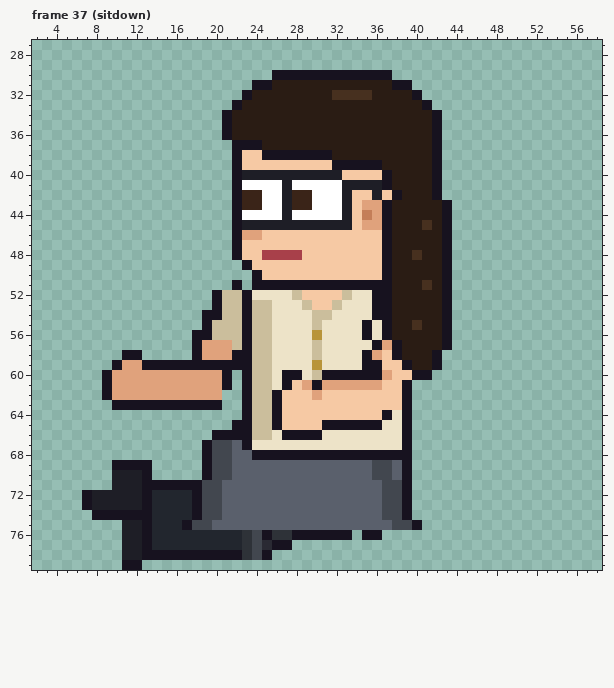
Pixel-art file -- sprites/clients/client_paralegal_left_anim.aseprite. Above, as it was before the edit.
64x80 pixels, 129 frames. Colours within 5 levels of each other are drawn and written as one. Shown: frame 37 (sitdown): x 2..58, y 27..79. The commit also changed other frames, which this record leaves out.
Now the later version:
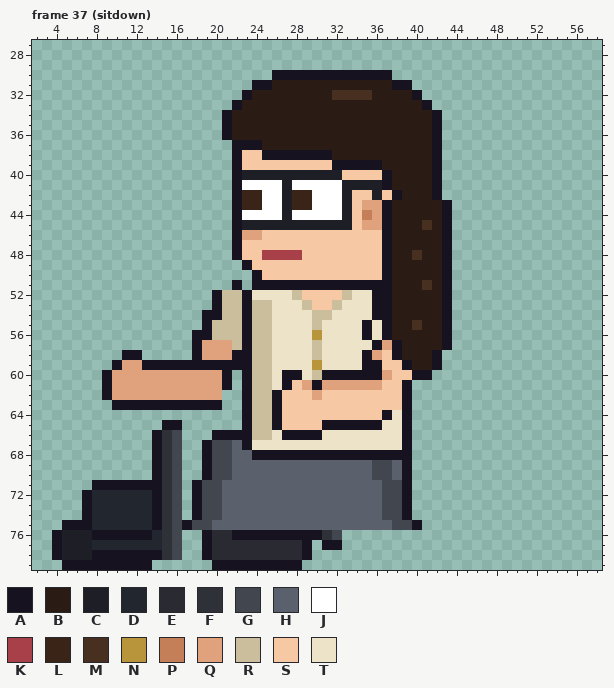
Palette (. is transparent): A #17121f  B #2a1c14  C #1e1e26  D #22262e  E #2a2a33  F #2e3238  G #42474f  H #5a606c  J #ffffff  K #a8404a  L #3a2418  M #47301f  N #b8943a  P #c47e58  Q #e0a27c  R #cbbe9c  S #f6c9a4  T #ede3c8
Difference:
--- frame 37 (sitdown), layers "Pants", "Shoes"
@@ x 2..38 @@
 64 .....................ARRASSSSSSSSSSAT
-65 ....................AARRASSSSAAAAAATT
-66 ..................AAAARRTAAAATTTTTTTT
-67 .................AGGHATTTTTTTTTTTTTTT
-68 .................AGGHHAAAAAAAAAAAAAAA
-69 ........AAAA.....AGGHHHHHHHHHHHHHHGGH
-70 ........CCCA.....AGGHHHHHHHHHHHHHHGGH
-71 ........CCCAAAAAAGGHHHHHHHHHHHHHHHHGG
-72 .....ACCCCCADDDDAGGHHHHHHHHHHHHHHHHGG
-73 .....ACCCCCADDDDAGGHHHHHHHHHHHHHHHHGG
-74 ......AAAAAADDDDAGGHHHHHHHHHHHHHHHHGG
-75 .........CCADDDAGGHHHHHHHHHHHHHHHHHHG
-76 .........CCADDDDDDDDDFGAFFAAAAAA.AA..
-77 .........CCADDDDDDDDDFGEAA...........
-78 .........CCAAAAAAAAAAFGA.............
-79 .........AA..........................
+65 .............AA......ARRASSSSAAAAAATT
+66 ............AFG...AAAARRTAAAATTTTTTTT
+67 ............AFG..AGGHATTTTTTTTTTTTTTT
+68 ............AFG..AGGHHAAAAAAAAAAAAAAA
+69 ............AFG..AGGHHHHHHHHHHHHHHGGH
+70 ............AFG..AGGHHHHHHHHHHHHHHGGH
+71 ......AAAAAAAFG.AGGHHHHHHHHHHHHHHHHGG
+72 .....ADDDDDDAFG.AGGHHHHHHHHHHHHHHHHGG
+73 .....ADDDDDDAFG.AGGHHHHHHHHHHHHHHHHGG
+74 .....ADDDDDDAFG.AGGHHHHHHHHHHHHHHHHGG
+75 ...AAADDDDDDAFGAGGHHHHHHHHHHHHHHHHHHG
+76 ..ACCCAAAAAADFG..AEEAAAAAAAAAFG......
+77 ..ACCCDDDDDDDFG..AEEEEEEEEEA.AA......
+78 ..ACCCAAAAAAAFG..AEEEEEEEEEA.........
+79 ...AAAAAAAAA......AAAAAAAAA..........
Pixel boxes of the changes (left, top, right, bottom) in both pictures:
changed: (52, 420, 382, 570)
